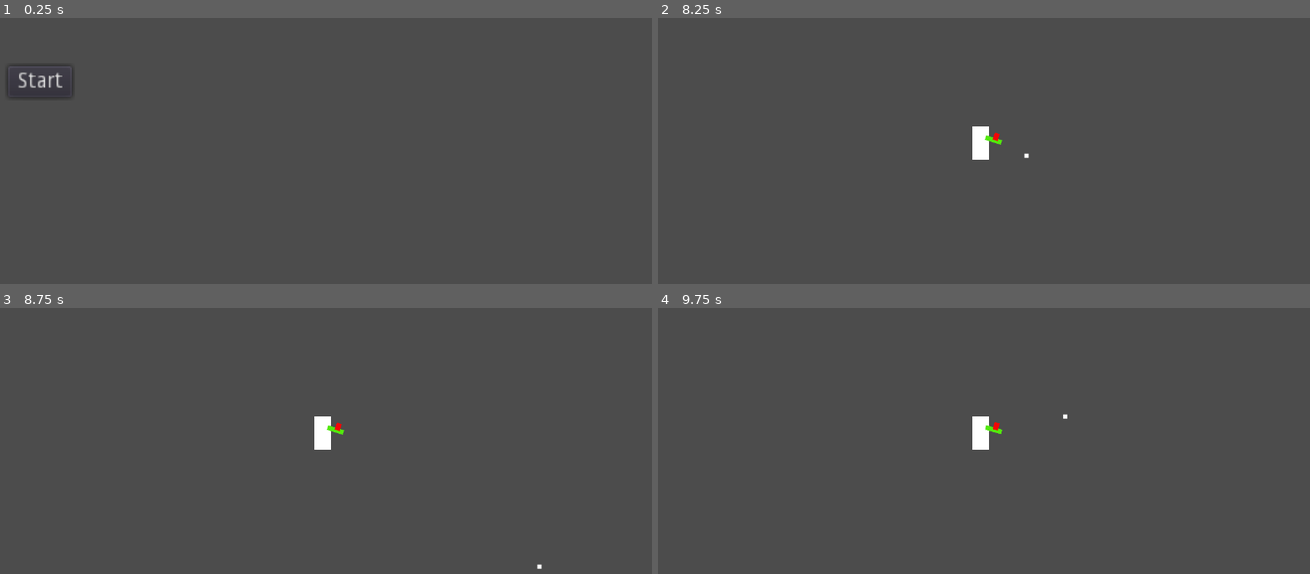
Above: before the commit, frames 1-4 (two rows, left to right).
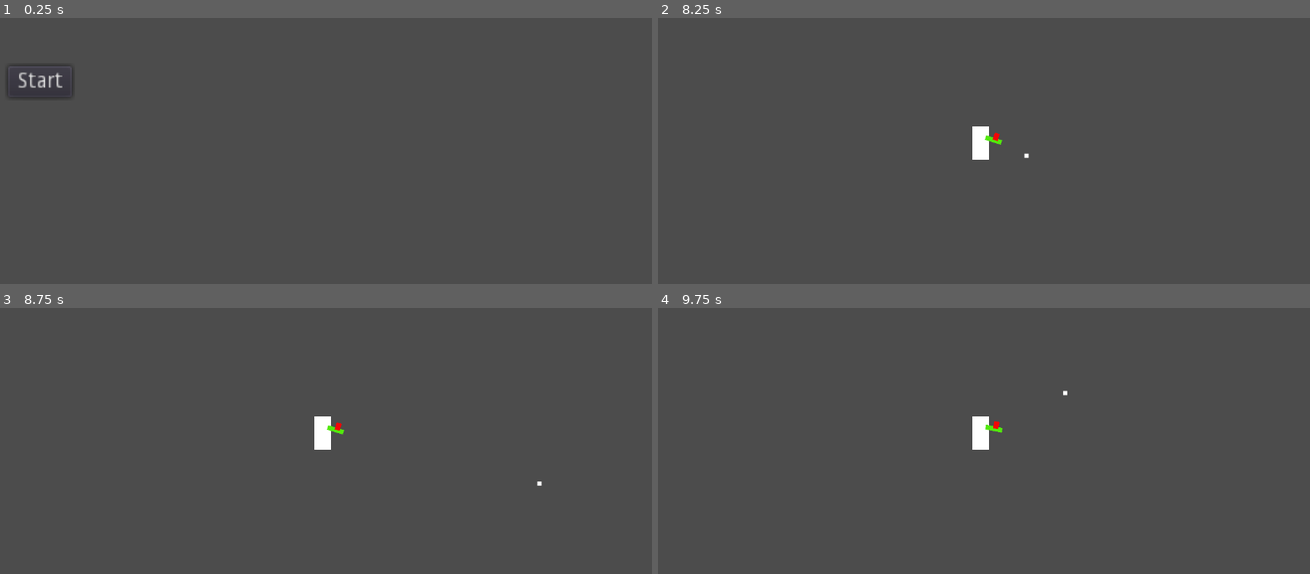
Above: after the commit, the same moments.

Repository: LuizzDutra/Remorse-of-Blue-Pen
Game: Godot game, scene res://Base.tscn
The game is run twice, just before and just after one commit, with the same random seed, the same clock (stepped at 60 frames per second) and the same inputs.
Inputs (mouse positions are in pixels of both pictures, inside the frame that each line leads up to):
- Up to frame 1 (0.25 s): no input
- Up to frame 2 (8.25 s): click "Start" at 0.5 s; tap Enter at 1.25, 2.75, 4.25 s; move the mouse to (944, 214) at 1.27 s; hold D (move_right) 1.28-2.78 s; tap W (jump) at 1.35, 1.52, 1.82, 2.27, 2.3, 2.57, 2.85, 3.77, 3.8, 4.07, 4.35, 4.52, 4.82, 5.27, 5.3, 5.57, 5.85, 6.77, 6.8, 7.07, 7.35, 7.52, 7.82 s; tap Space at 2, 3.5, 5 s; move the mouse to (1179, 198) at 2.02 s; click (1179, 198) at 2.1 s; move the mouse to (781, 103) at 2.77 s; hold A (move_left) 2.78-5.03 s; move the mouse to (1016, 151) at 3.52 s; click (1016, 151) at 3.6 s; move the mouse to (879, 73) at 4.27 s; move the mouse to (1127, 135) at 5.02 s; hold D (move_right) from 5.03 s (still down); click (1127, 135) at 5.1 s; move the mouse to (847, 166) at 5.77 s; move the mouse to (1049, 81) at 6.52 s; click (1049, 81) at 6.6 s; move the mouse to (944, 214) at 7.27 s; move the mouse to (1179, 198) at 8.02 s; click (1179, 198) at 8.1 s
- Up to frame 3 (8.75 s): keep holding D (move_right); tap W (jump) at 8.27, 8.3, 8.57 s
- Up to frame 4 (9.75 s): move the mouse to (781, 393) at 8.77 s; release D (move_right) at 8.78 s; hold A (move_left) from 8.78 s (still down); tap W (jump) at 8.85 s; move the mouse to (1016, 441) at 9.52 s; click (1016, 441) at 9.6 s

Frames 1-2 are identical in both runs. In frame 3, less than 0.1% of the frame differs, in the area x 50-84%, y 42-99%; in frame 4, less than 0.1%, in the area x 50-63%, y 31-48%.

Commit message:
player and enemy health system

Diff:
--- a/Scenes/Enemy.tscn
+++ b/Scenes/Enemy.tscn
@@ -1,6 +1,7 @@
-[gd_scene load_steps=4 format=2]
+[gd_scene load_steps=5 format=2]
 
 [ext_resource path="res://Scripts/HurtBox.gd" type="Script" id=1]
+[ext_resource path="res://Scripts/Enemy.gd" type="Script" id=2]
 
 [sub_resource type="RectangleShape2D" id=2]
 extents = Vector2( 16, 32 )
@@ -11,6 +12,7 @@
 [node name="Enemy" type="KinematicBody2D"]
 position = Vector2( -311, 88 )
 collision_layer = 0
+script = ExtResource( 2 )
 __meta__ = {
 "_edit_group_": true
 }
@@ -27,3 +29,5 @@
 [node name="CollisionShape2D" type="CollisionShape2D" parent="HurtBox"]
 position = Vector2( 0, -15 )
 shape = SubResource( 3 )
+
+[connection signal="got_hit" from="HurtBox" to="." method="_on_HurtBox_got_hit"]
--- /dev/null
+++ b/Scripts/Enemy.gd
@@ -0,0 +1,21 @@
+extends KinematicBody2D
+
+var dead = false
+
+export var health = 100 setget set_health
+export var armor = 10
+export var speed = 200
+
+func _physics_process(_delta):
+	if dead:
+		queue_free()
+
+func _on_HurtBox_got_hit(dam, pen):
+	var resulting_damage = dam - (armor - pen)
+	set_health(health - resulting_damage)
+
+
+func set_health(value):
+	health = value
+	if health <= 0:
+		dead = true
--- a/Scripts/Player.gd
+++ b/Scripts/Player.gd
@@ -3,8 +3,10 @@
 
 onready var gun = $Gun
 
-var health = 100
+export var health = 100 setget set_health
+var dead = false
 
+#movement variables
 var dir: Vector2 = Vector2.ZERO
 var velocity: Vector2 = Vector2.ZERO
 export var acceleration: float = 1200
@@ -31,6 +33,8 @@
 func _physics_process(delta):
 	if is_on_floor():
 		jump_able = true
+	else:
+		jump_able = false
 
 	dir.x = r_input - l_input
 
@@ -84,5 +88,11 @@
 			gun.get_node("Receiver").create_projectile($HurtBox)
 
 
-func _on_HurtBox_got_hit(dam, pen):
-	health -= dam
+func _on_HurtBox_got_hit(dam, _pen):
+	set_health(health - dam)
+
+
+func set_health(value):
+	health = value
+	if health <= 0:
+		dead = true
